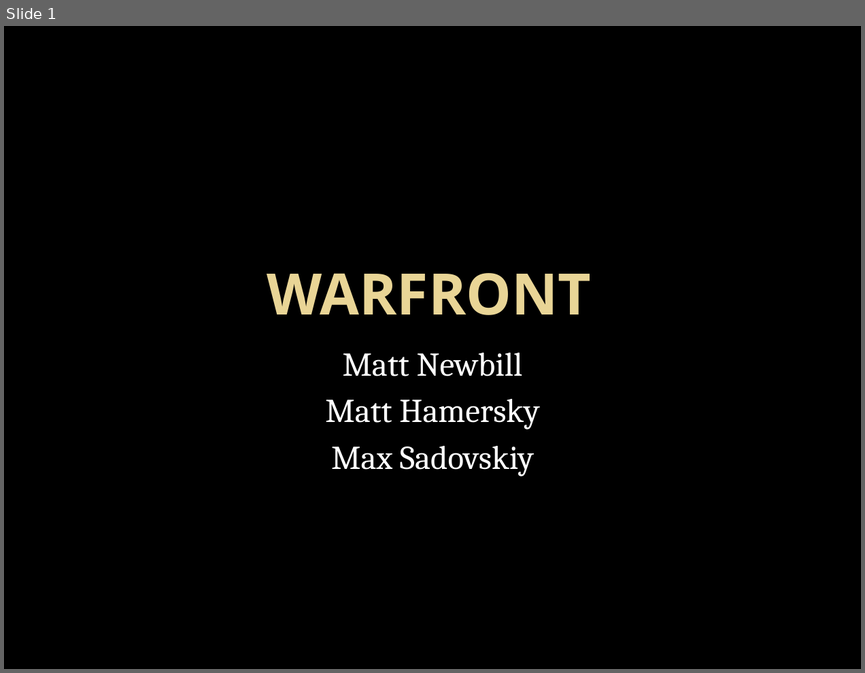
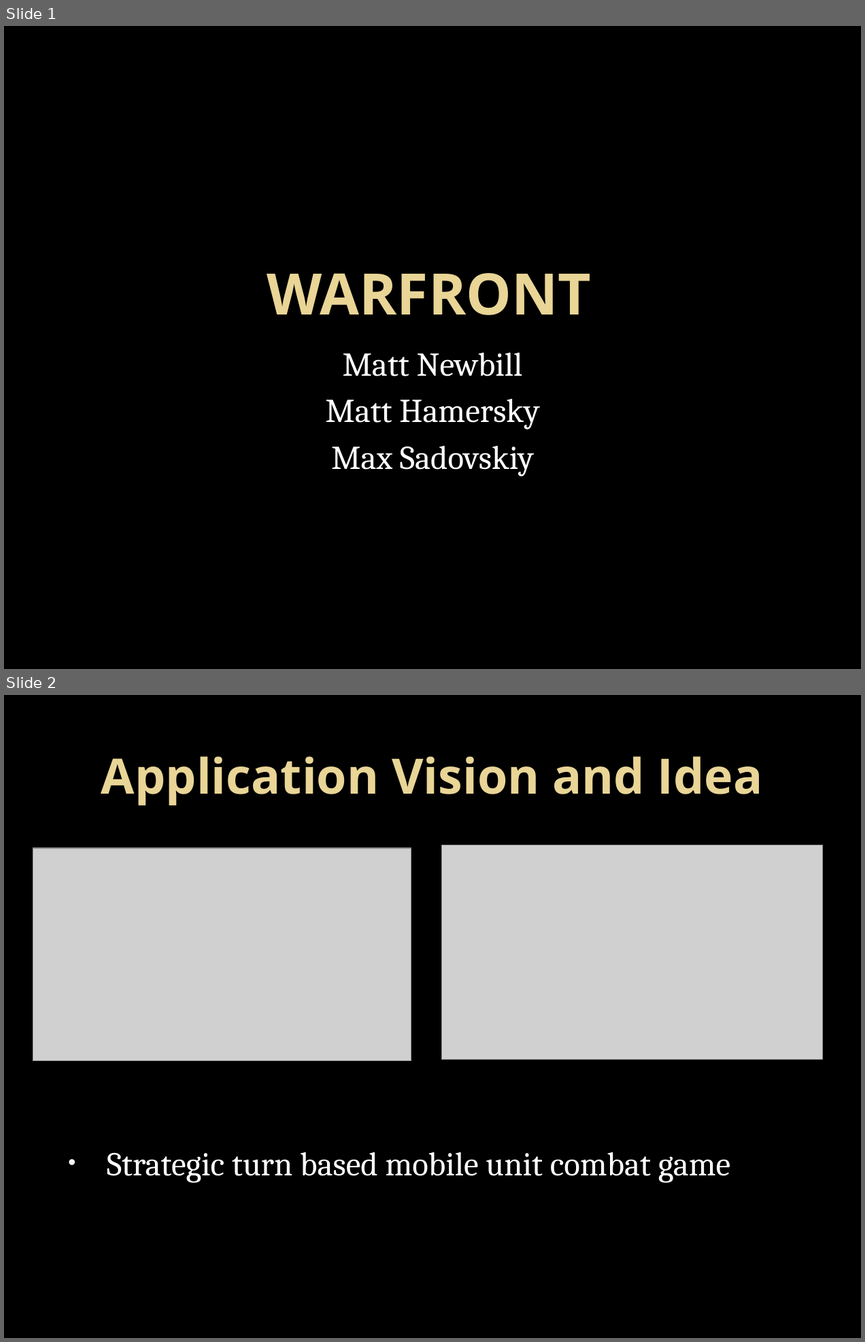
Before and after one commit to MattNewbill/android_combat_game, a slide deck: Project Specs/Matt N part 1 design.pptx. Shown one above the other, each under a label of ours: slide 1 before the commit, slides 1 and 2 after it. The pictures are 865x673 and 865x1342 pixels, drawn with LibreOffice and Linux fonts; fonts in the diff are those of the drawing; grey boxes stand for pictures; background and template pictures are left out. Boxes give left, top, right and bottom in pixels: in the first picture for what was removed or moved away, otherwise in the second. Text is boxed around its words. In the diff, an @@ line names an element or a change of style, - is before the commit and + after.

```diff
--- a/Project Specs/Matt N part 1 design.pptx
+++ b/Project Specs/Matt N part 1 design.pptx
@@ slide 2 added at <box>4,695,861,1338</box>, background picture (left out) @@
@@ title added at <box>101,756,763,806</box>, 41 pt, text gradient #EAD696 to #E7D081, bold @@
+Application Vision and Idea
@@ picture added at <box>33,849,411,1061</box> @@
@@ picture added at <box>442,845,822,1059</box> @@
@@ text added at <box>107,1152,730,1183</box>, 28 pt, text #FFFFFF @@
+• Strategic turn based mobile unit combat game
```
Also in this commit, not shown: 7 other slides added, 14 other files.
